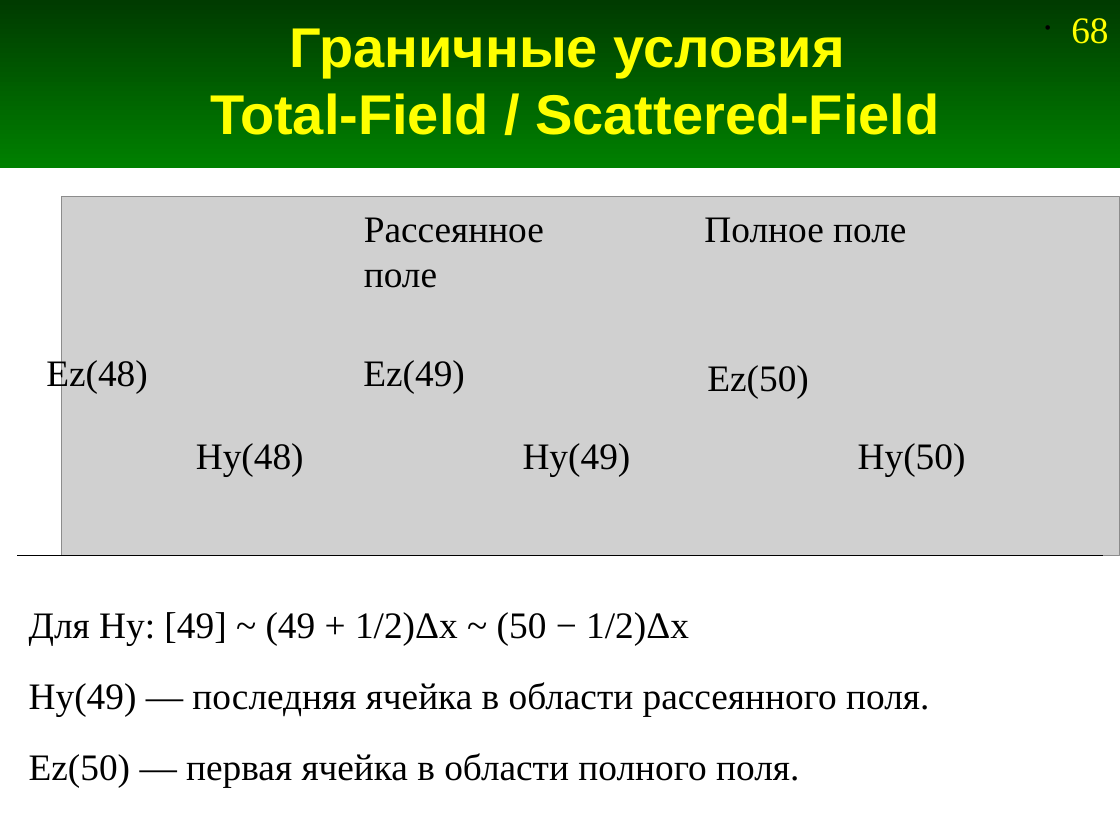
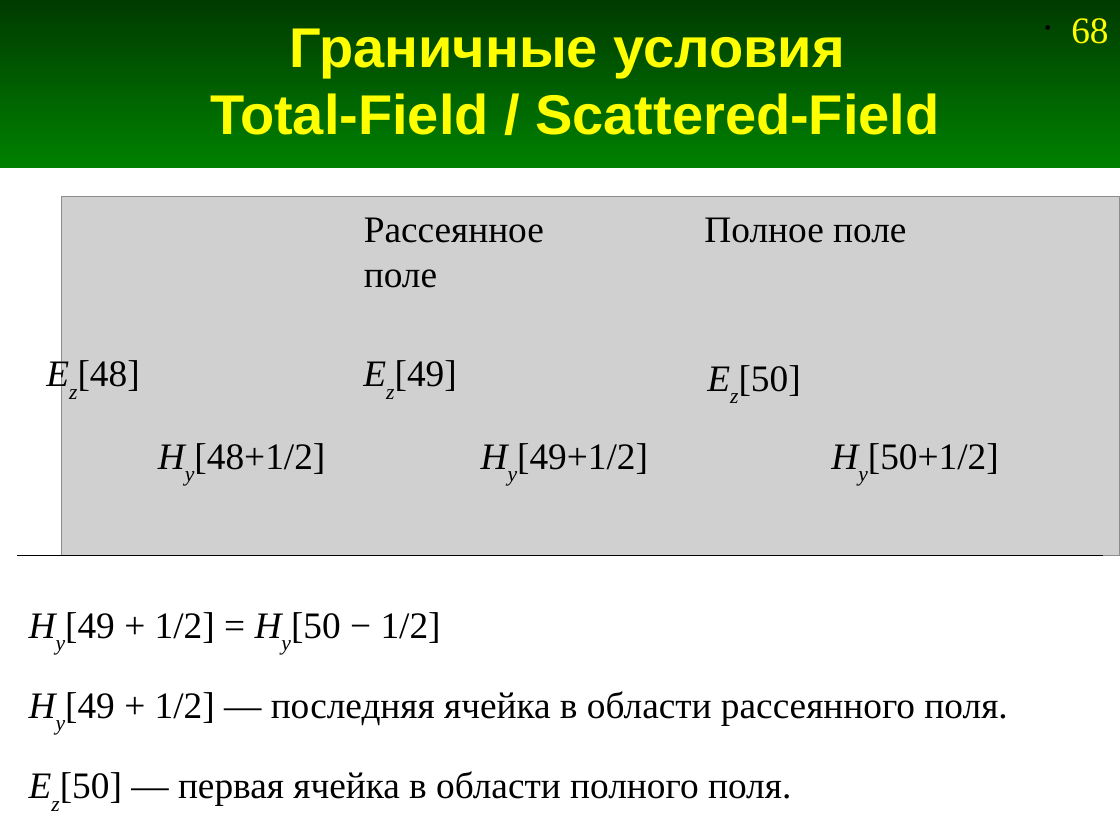
Before and after one commit to andris0147sv/modelling, a slide deck: slide 68 of presentations/2. FDTD.odp. Drawn at 1120x840 pixels with LibreOffice and Linux fonts; fonts in the diff are those of the drawing; grey boxes stand for pictures. Boxes give left, top, right and bottom in pixels: in the first picture for what was removed or moved away, otherwise in the second. Text is boxed around its words. In the diff, an @@ line names an element or a change of style, - is before the commit and + after.

```diff
--- a/presentations/2. FDTD.odp
+++ b/presentations/2. FDTD.odp
@@ text at box(78, 360, 140, 391): text changed @@
-Ez(48)
+Ez[48]
@@ text at box(395, 360, 457, 391): text changed @@
-Ez(49)
+Ez[49]
@@ text at box(739, 365, 801, 396): text changed @@
-Ez(50)
+Ez[50]
@@ text at box(194, 443, 325, 474): text changed @@
-Hy(48)
+Hy[48+1/2]
@@ text at box(517, 443, 648, 474): text changed @@
-Hy(49)
+Hy[49+1/2]
@@ text at box(868, 443, 999, 474): text changed @@
-Hy(50)
+Hy[50+1/2]
@@ text at box(60, 612, 1007, 806): text changed @@
-Для Hy: [49] ~ (49 + 1/2)Δx ~ (50 − 1/2)Δx
-Hy(49) — последняя ячейка в области рассеянного поля.
-Ez(50) — первая ячейка в области полного поля.
+Hy[49 + 1/2] = Hy[50 − 1/2]
+Hy[49 + 1/2] — последняя ячейка в области рассеянного поля.
+Ez[50] — первая ячейка в области полного поля.
```
Also in this commit, not shown: 7 other slides changed, 3 slides added, 19 other files.
